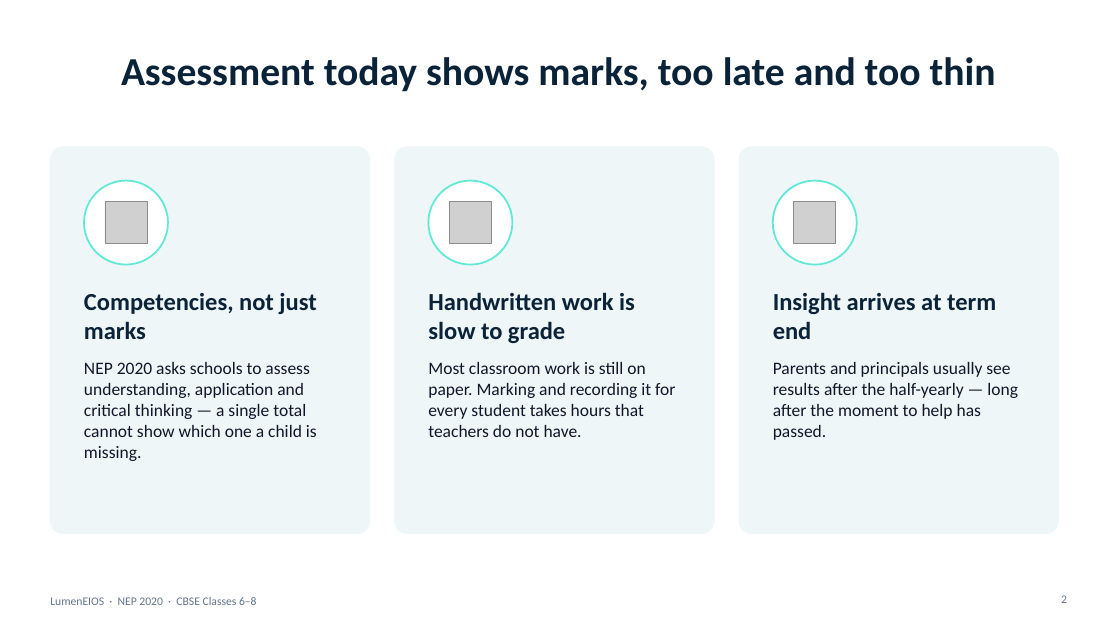
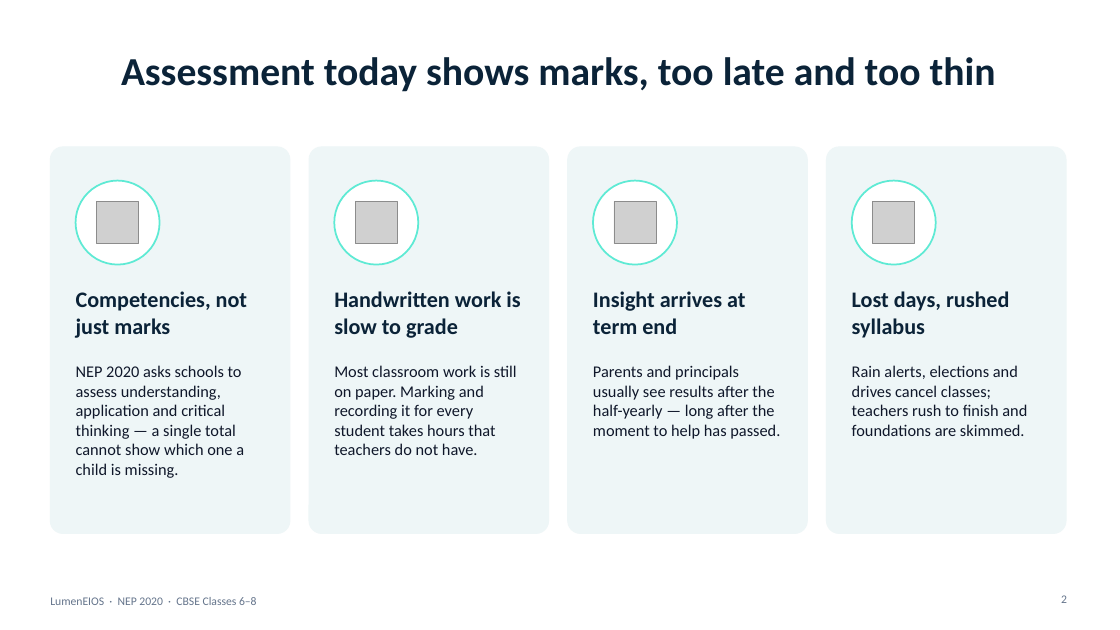
Before and after one commit to Agamjot0123/LumenEIOS, a slide deck: slide 2 of demo/presentation/LumenEIOS_Presentation.pptx. Drawn at 1120x630 pixels with LibreOffice and Linux fonts; fonts in the diff are those of the drawing; grey boxes stand for pictures. Boxes give left, top, right and bottom in pixels: in the first picture for what was removed or moved away, otherwise in the second. Text is boxed around its words. In the diff, an @@ line names an element or a change of style, - is before the commit and + after.

```diff
--- a/demo/presentation/LumenEIOS_Presentation.pptx
+++ b/demo/presentation/LumenEIOS_Presentation.pptx
@@ rounded rectangle: place and size @@
-rounded rectangle at (50,147,370,534)
+rounded rectangle at (50,147,290,534)
@@ rounded rectangle: place and size @@
-rounded rectangle at (395,147,714,534)
+rounded rectangle at (309,147,549,534)
@@ proportions changed in 3 elements at (50,147,290,534), (309,147,549,534), (568,147,807,534) @@
@@ rounded rectangle: place and size @@
-rounded rectangle at (739,147,1059,534)
+rounded rectangle at (568,147,807,534)
@@ rounded rectangle added at (827,147,1066,534), fill #EEF6F7, outline #EEF6F7 1 pt @@
@@ ellipse: place and size @@
-ellipse at (84,181,168,265)
+ellipse at (76,181,160,265)
@@ picture: place and size @@
-picture at (105,202,147,244)
+picture at (97,202,139,244)
@@ ellipse: place and size @@
-ellipse at (429,181,513,265)
+ellipse at (334,181,418,265)
@@ picture: place and size @@
-picture at (450,202,492,244)
+picture at (355,202,397,244)
@@ ellipse: place and size @@
-ellipse at (773,181,857,265)
+ellipse at (593,181,677,265)
@@ picture: place and size @@
-picture at (794,202,836,244)
+picture at (614,202,656,244)
@@ ellipse added at (852,181,936,265), fill #FFFFFF, outline #5EEAD4 1.5 pt @@
@@ picture added at (873,202,915,244) @@
@@ text "Competencies, not just marks": place and size @@
-text "Competencies, not just marks" at (84,293,316,339)
+text "Competencies, not just marks" at (76,291,247,338)
@@ text "Handwritten work is slow to ...": place and size @@
-text "Handwritten work is slow to ..." at (428,292,635,343)
+text "Handwritten work is slow to ..." at (334,291,520,338)
@@ size 21 to 19 pt in 3 elements at (76,291,247,338), (334,291,520,338), (593,291,745,334) @@
@@ text "Insight arrives at term end": place and size @@
-text "Insight arrives at term end" at (773,292,996,339)
+text "Insight arrives at term end" at (593,291,745,334)
@@ text added at (852,291,1009,338), 19 pt, text #0B2338, bold @@
+Lost days, rushed syllabus
@@ text "NEP 2020 asks schools to ...": place and size @@
-text "NEP 2020 asks schools to ..." at (84,362,317,461)
+text "NEP 2020 asks schools to ..." at (76,365,244,478)
@@ text "Most classroom work is still ...": place and size @@
-text "Most classroom work is still ..." at (428,362,675,437)
+text "Most classroom work is still ..." at (334,365,517,455)
@@ size 15 to 14 pt in 3 elements at (76,365,244,478), (334,365,517,455), (593,365,780,439) @@
@@ text "Parents and principals usually see ...": place and size @@
-text "Parents and principals usually see ..." at (773,362,1018,440)
+text "Parents and principals usually see ..." at (593,365,780,439)
@@ text added at (852,365,1027,436), 14 pt, text #0F172A @@
+Rain alerts, elections and drives cancel classes; teachers rush to finish and foundations are skimmed.
```
Also in this commit, not shown: 3 other slides changed, 4 slides added.
